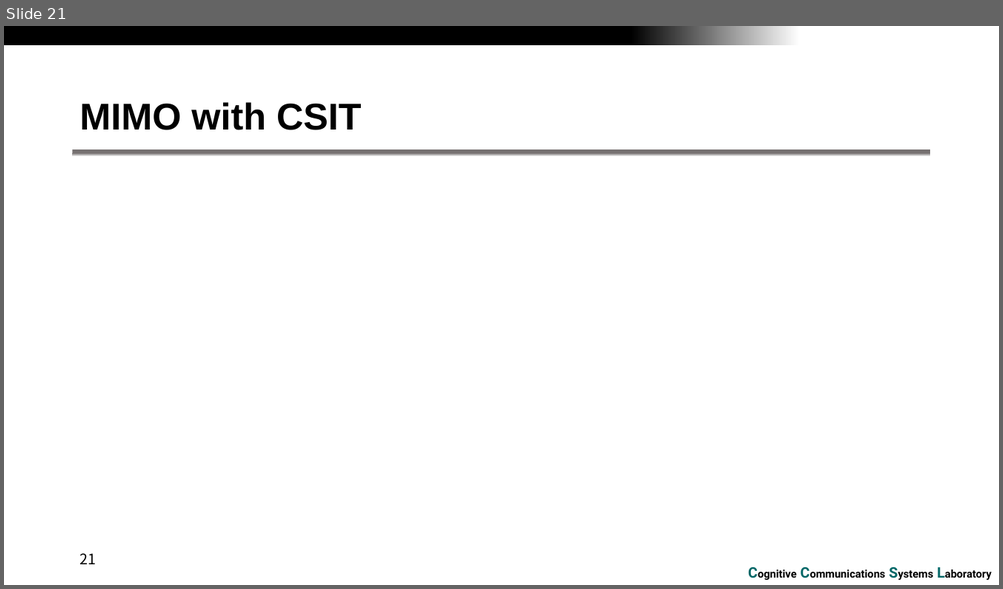
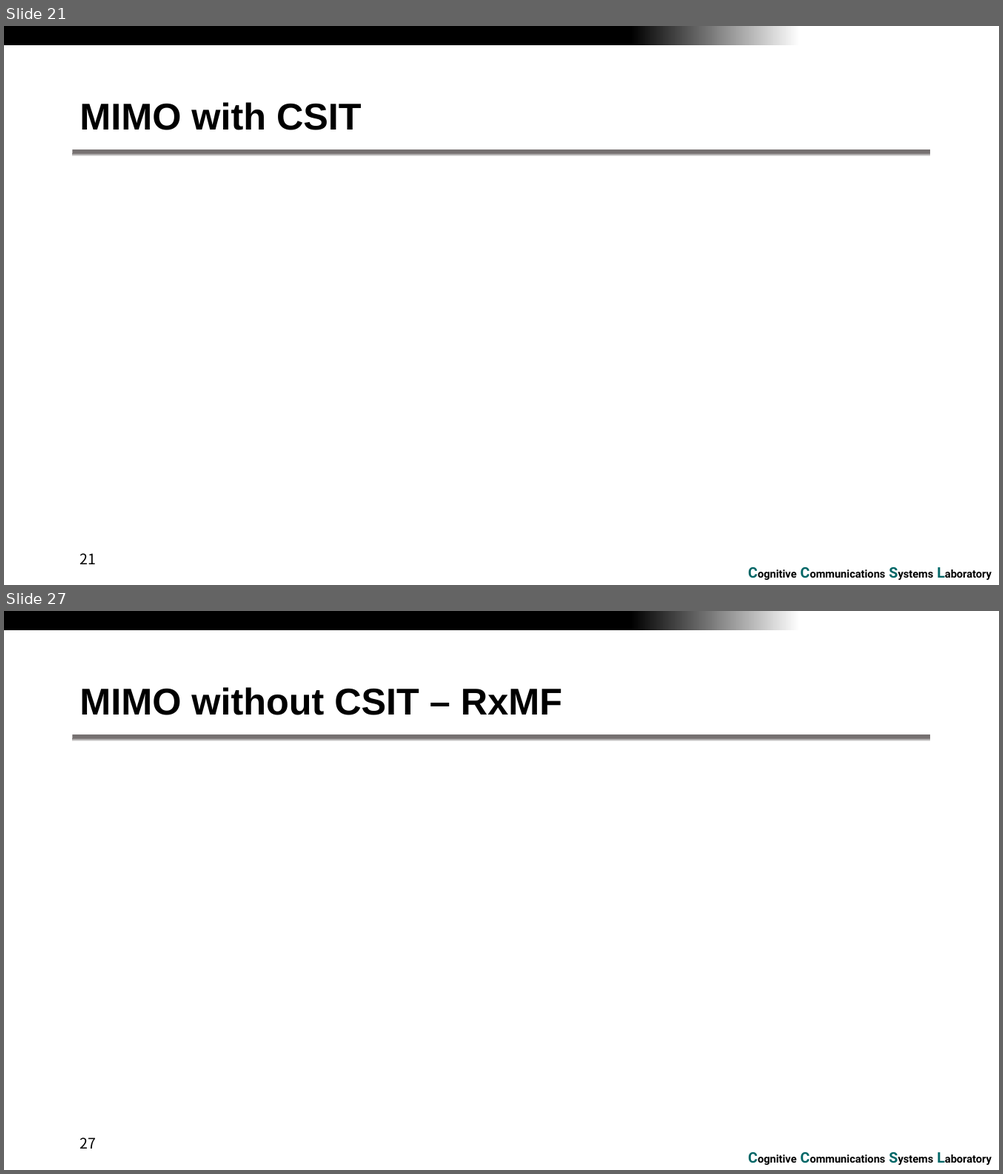
Before and after one commit to RefatHanbat/Presentation-of-SDM, a slide deck: assignment-5.pptx. Shown one above the other, each under a label of ours: slide 21 before the commit, slides 21 and 27 after it; the slides between them are not shown. The pictures are 1003x589 and 1003x1174 pixels, drawn with LibreOffice and Linux fonts; fonts in the diff are those of the drawing; grey boxes stand for pictures; background and template pictures are left out. Boxes give left, top, right and bottom in pixels: in the first picture for what was removed or moved away, otherwise in the second. Text is boxed around its words. In the diff, an @@ line names an element or a change of style, - is before the commit and + after.

```diff
--- a/assignment-5.pptx
+++ b/assignment-5.pptx
@@ slide 27 added at (x1=4, y1=611, x2=999, y2=1170), background #FFFFFF; not listed: 3 template elements that a slide beside it also shows @@
@@ title added at (x1=79, y1=687, x2=562, y2=715), 36 pt, text #000000, bold @@
+MIMO without CSIT – RxMF
@@ page number added at (x1=79, y1=1138, x2=96, y2=1149), 14 pt, text #000000 @@
+27
```
Also in this commit, not shown: 5 other slides added, 3 other files.
